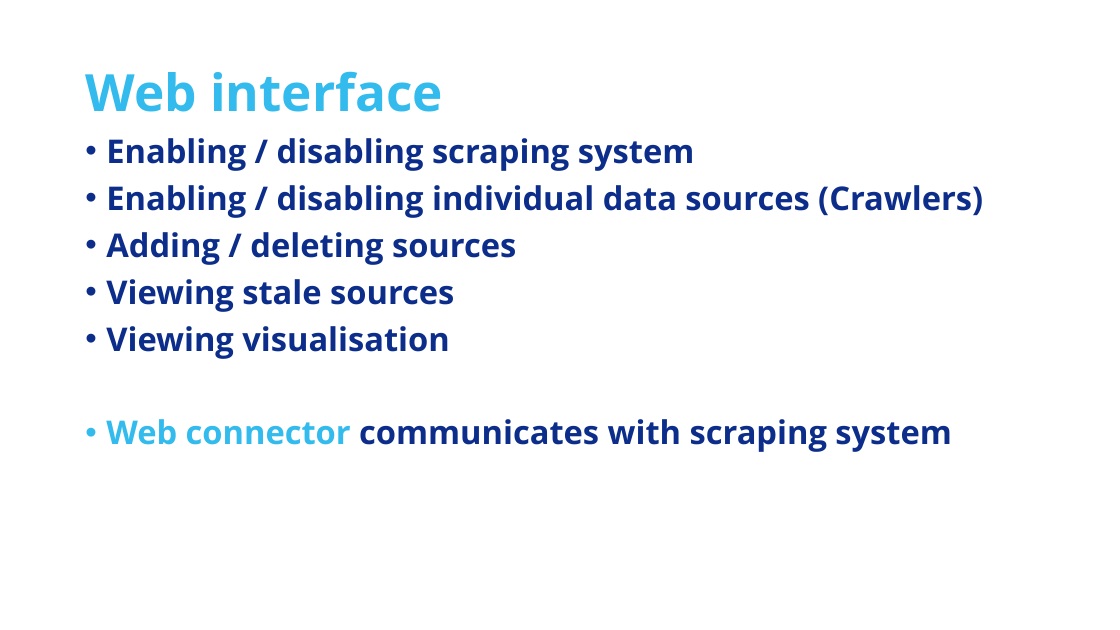
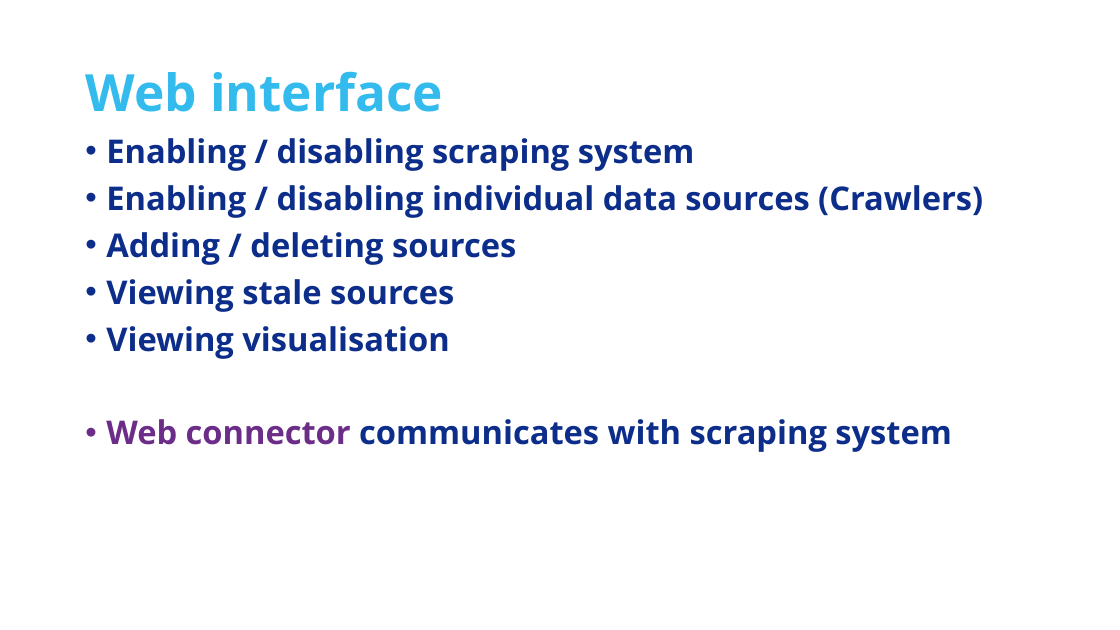
Before and after one commit to Adamanatite/nlp-global-news-monitor, a slide deck: slide 15 of research/Video Presentation D1.pptx (slide 14 before the commit). Drawn at 1120x630 pixels with LibreOffice and Linux fonts; fonts in the diff are those of the drawing. Boxes give left, top, right and bottom in pixels: in the first picture for what was removed or moved away, otherwise in the second. Text is boxed around its words. In the diff, an @@ line names an element or a change of style, - is before the commit and + after.

```diff
--- a/research/Video Presentation D1.pptx
+++ b/research/Video Presentation D1.pptx
@@ text at (106, 419, 951, 452): text colour #33BBEE to #6B2D88 in "Web connector" @@
```
Also in this commit, not shown: 8 other slides changed, 1 slide added, 5 other files.
